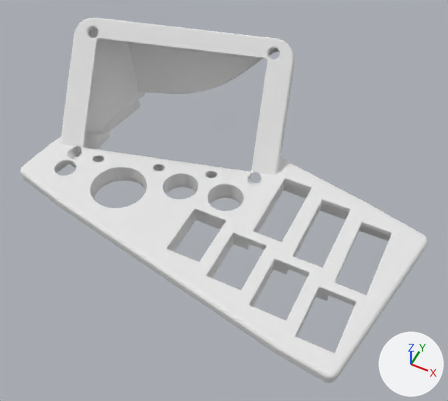
The Blender file CarInfoDisplay/Panel.blend: old version first, new version second.
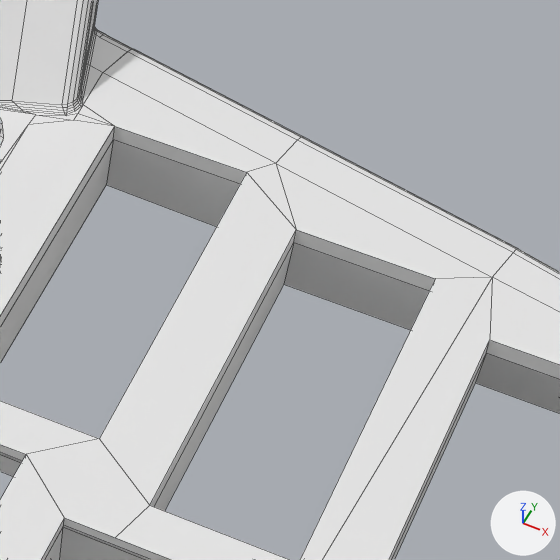
There are two pictures of each version: one whole from a camera (50 mm lens) standing at (0.0648, -0.1232, 0.1522) and looking at (0.0034, -0.0004, -0.0013), one close up on the part from 58% to 84% of the width and 38% to 67% of the height. Arrows for +X, +Y and +Z are at lower right; the lights stay in place. The close-ups show mesh edges as thin lines.

The first close-up shows 'Panel V2 Left', 'Panel V2 Right'.
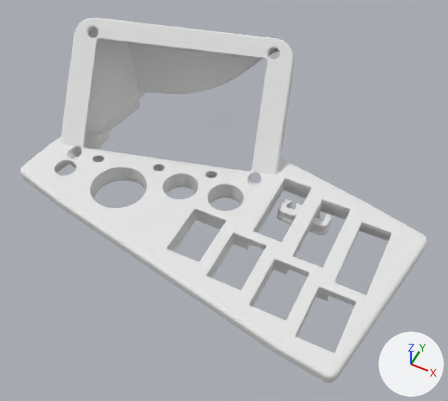
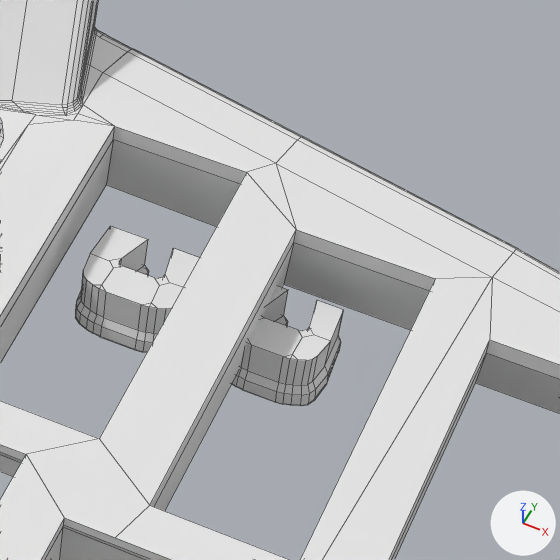
Commit message: Made slightly smaller keys

Edits to the scene script, one JSON object a line:
```json
{"block": "me_cube_005", "where": "# used by ob_panel_v2_key; location = (0.0, 0.0, 0.0)"}
{"op": "remove", "block": "me_cube_005", "code": "me_cube_005.from_pydata(...)  # 208 vertices, 186 faces; spans x 0.00608..0.01435, y 0.00958..0.01626, z -0.01373..-0.00881"}
{"op": "add", "block": "me_cube_005", "code": "me_cube_005.from_pydata(...)  # 616 vertices, 554 faces; spans x 0.00615..0.03678, y 0.00965..0.01619, z -0.01366..-0.00885"}
{"block": "me_cube_005", "change": "me_cube_005 part 1: 408 vertices added at x 0.01811..0.03678, y 0.00967..0.01616, z -0.01363..-0.00888"}
```

Changed parts and their boxes [x1, y1, x2, y2] in the close-ups (560 x 560 px):
```json
{"object": "Panel V2 Key", "change": "reshaped", "after": [75, 226, 343, 406], "on screen": "not visible before"}
```
